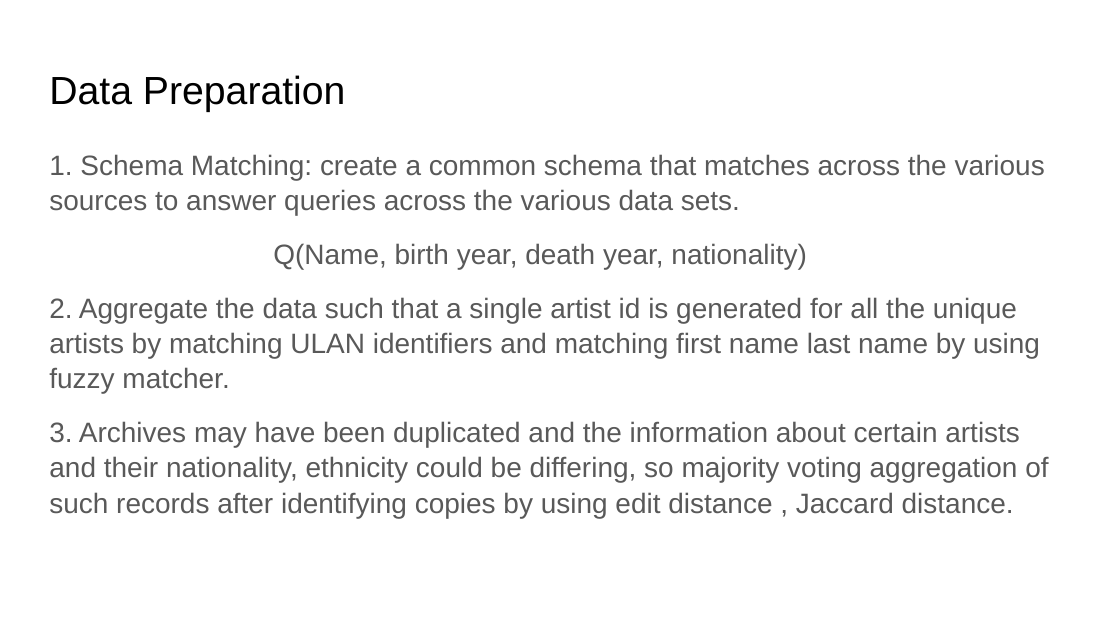
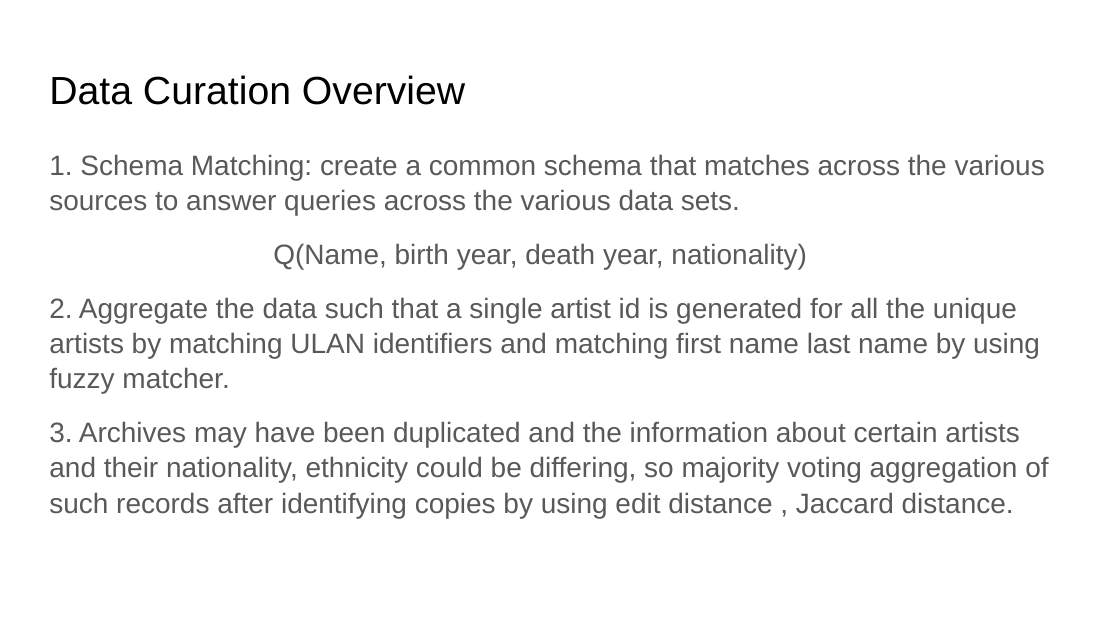
Before and after one commit to IITTeaching/cs520-f23-group-23, a slide deck: slide 18 of main-520-project/CS 520 Data Curation.pptx (slide 6 before the commit). Drawn at 1120x630 pixels with LibreOffice and Linux fonts; fonts in the diff are those of the drawing. Boxes give left, top, right and bottom in pixels: in the first picture for what was removed or moved away, otherwise in the second. Text is boxed around its words. In the diff, an @@ line names an element or a change of style, - is before the commit and + after.

```diff
--- a/main-520-project/CS 520 Data Curation.pptx
+++ b/main-520-project/CS 520 Data Curation.pptx
@@ title at box(49, 75, 465, 105): text changed @@
-Data Preparation
+Data Curation Overview
```
Also in this commit, not shown: 3 other slides changed, 11 slides added.
